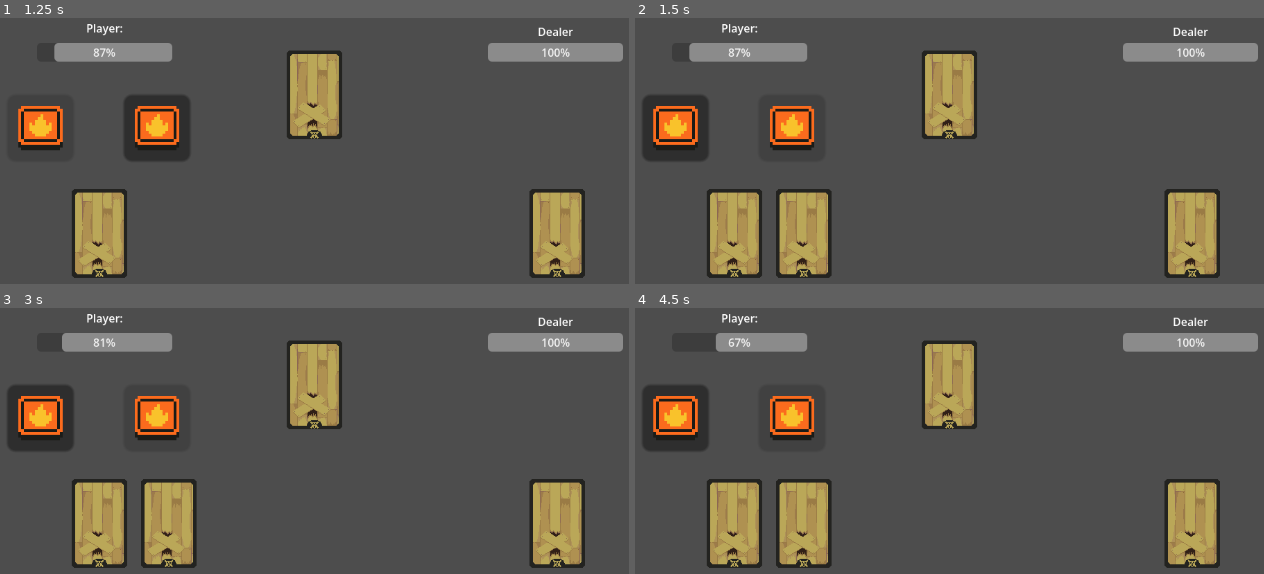
Above: before the commit, frames 1-4 (two rows, left to right).
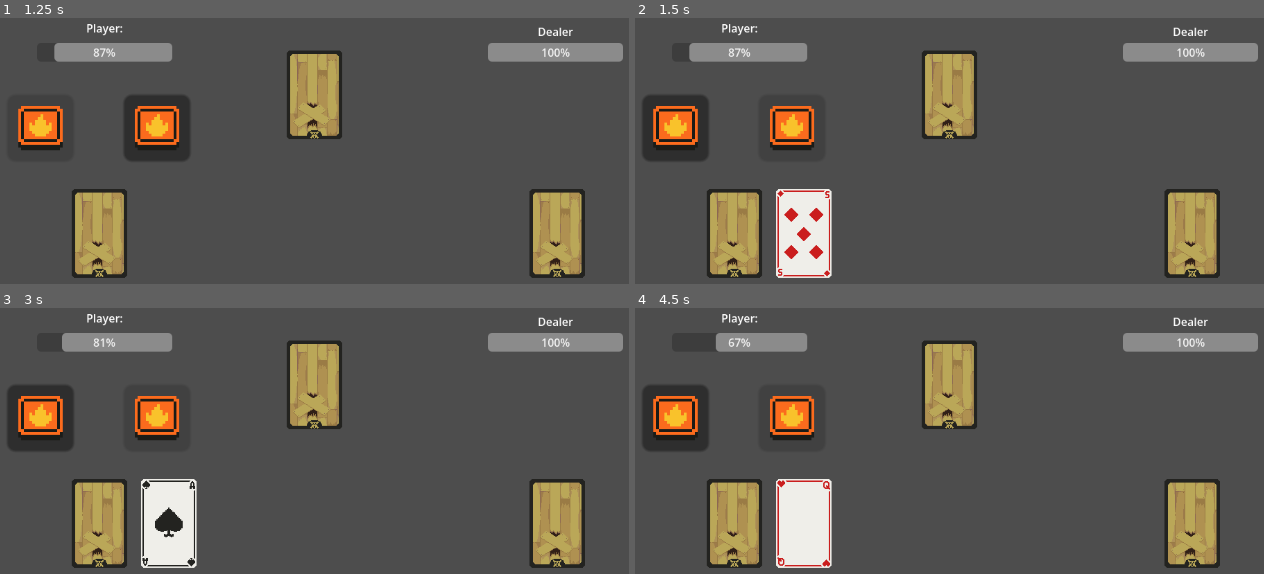
Above: after the commit, the same moments.

Repository: RoyLemon/BlackJack-Base
Game: Godot game, scene res://Scenes/main.tscn
The game is run twice, just before and just after one commit, with the same random seed, the same clock (stepped at 60 frames per second) and the same inputs.
Inputs (mouse positions are in pixels of both pictures, inside the frame that each line leads up to):
- Up to frame 1 (1.25 s): click (37, 127) at 0.5 s
- Up to frame 2 (1.5 s): click (792, 127) at 1.25 s
- Up to frame 3 (3 s): click (37, 417) at 2 s; click (157, 417) at 2.75 s
- Up to frame 4 (4.5 s): click (672, 417) at 3.5 s; click (792, 417) at 4.25 s

Frame 1 is identical in both runs. In frame 2, 3.0% of the frame differs, in the area x 22-32%, y 64-98%; in frame 3, 2.8%; in frame 4, 3.0%.

Commit message:
Card Effects

Diff:
--- /dev/null
+++ b/Resources/CardEffect.gd
@@ -0,0 +1,5 @@
+extends Resource
+class_name CardEffect
+
+func apply(card_manager: CardManager) -> void:
+	pass
--- a/Resources/DataCard.gd
+++ b/Resources/DataCard.gd
@@ -54,5 +54,6 @@
 	set(value):
 		card_id = value
 		update_value()
+@export var card_effect: CardEffect
 @export var back_sprite: Texture2D
 @export var front_sprite: Texture2D
--- /dev/null
+++ b/Resources/Special Effects/Card/DealerGetDamage.tres
@@ -0,0 +1,7 @@
+[gd_resource type="Resource" script_class="DealerGetDamage" format=3 uid="uid://v0rxhai6eerk"]
+
+[ext_resource type="Script" uid="uid://yyji1eimkndo" path="res://Resources/Special Effects/double_value.gd" id="1_hqs7c"]
+
+[resource]
+script = ExtResource("1_hqs7c")
+metadata/_custom_type_script = "uid://yyji1eimkndo"
--- /dev/null
+++ b/Resources/Special Effects/double_value.gd
@@ -0,0 +1,5 @@
+extends CardEffect
+class_name DealerGetDamage
+
+func apply(card_manager: CardManager) -> void:
+	card_manager.dealer_actual_health -= 25
--- a/Scenes/card.tscn
+++ b/Scenes/card.tscn
@@ -4,6 +4,28 @@
 
 [sub_resource type="RectangleShape2D" id="RectangleShape2D_eumee"]
 size = Vector2(80, 128)
+
+[sub_resource type="Animation" id="Animation_0qqmn"]
+resource_name = "flip"
+tracks/0/type = "method"
+tracks/0/imported = false
+tracks/0/enabled = true
+tracks/0/path = NodePath(".")
+tracks/0/interp = 1
+tracks/0/loop_wrap = true
+tracks/0/keys = {
+"times": PackedFloat32Array(0.4),
+"transitions": PackedFloat32Array(1),
+"values": [{
+"args": [],
+"method": &"flip_card"
+}]
+}
+
+[sub_resource type="AnimationLibrary" id="AnimationLibrary_wf8id"]
+_data = {
+&"flip": SubResource("Animation_0qqmn")
+}
 
 [node name="Card" type="Area2D" unique_id=894876546]
 script = ExtResource("1_wf8id")
@@ -12,3 +34,6 @@
 
 [node name="CollisionShape2D" type="CollisionShape2D" parent="." unique_id=1352546284]
 shape = SubResource("RectangleShape2D_eumee")
+
+[node name="AnimationPlayer" type="AnimationPlayer" parent="." unique_id=1673747098]
+libraries/ = SubResource("AnimationLibrary_wf8id")
--- a/Scripts/CardManager.gd
+++ b/Scripts/CardManager.gd
@@ -32,7 +32,6 @@
 @onready var deck_position: Marker2D = $"../Markers/Deck Marker"
 @onready var player_deck_position: Marker2D = $"../Markers/PlayerDeck"
 @onready var dealer_deck_position: Marker2D = $"../Markers/DealerDeck"
-
 
 func _ready() -> void:
 	create_deck()
@@ -62,7 +61,6 @@
 	player_hand.append(player_card)
 
 	if deck.is_empty(): return
-
 	var dealer_card = deck.pop_back()
 	var d_offset = Vector2(dealer_hand.size() * 100, 0)
 	dealer_card.position = dealer_deck_position.position + d_offset
@@ -105,6 +103,7 @@
 	var tween = create_tween()
 	var offset = Vector2(hand.size() * 100, 0)
 	tween.tween_property(card, "position", player_deck_position.position + offset, 0.15)
+	tween.tween_callback(card.flip_card)
 	hand.append(card)
 	if calculate_hand_value(hand) >= MAX_VALUE:
 		player_take_card = false
@@ -116,6 +115,7 @@
 		var tween = create_tween()
 		var offset = Vector2(hand.size() * 100, 0)
 		tween.tween_property(card, "position", dealer_deck_position.position + offset, 0.15)
+		tween.tween_callback(card.flip_card)
 		hand.append(card)
 	dealer_take_card = false
 
--- a/Scripts/card_base.gd
+++ b/Scripts/card_base.gd
@@ -4,6 +4,11 @@
 
 # Components
 @onready var sprite : Sprite2D = $Sprite2D
+@onready var anim : AnimationPlayer = $AnimationPlayer
 
 func _ready() -> void:
 	sprite.texture = data.back_sprite
+
+func flip_card() -> void:
+	anim.play("flip")
+	sprite.texture = data.front_sprite
Not shown, added: Resources/CardEffect.gd.uid
Not shown, added: Resources/Special Effects/double_value.gd.uid
